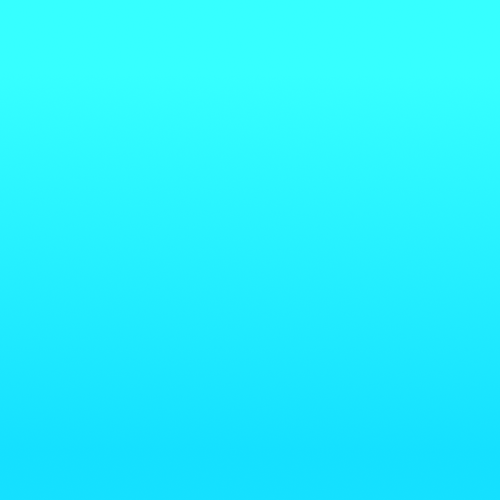
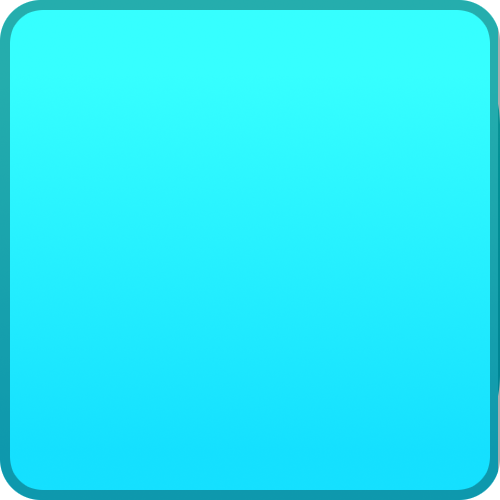
Revision of a layered 500px x 500px image; what changed, layer by layer:
added layer "Layer" (linear burn, 32%) above "Button.png" over [0, 0, 500, 500]
renamed "Background" to "Button.png", painted on it over [0, 0, 500, 500]
